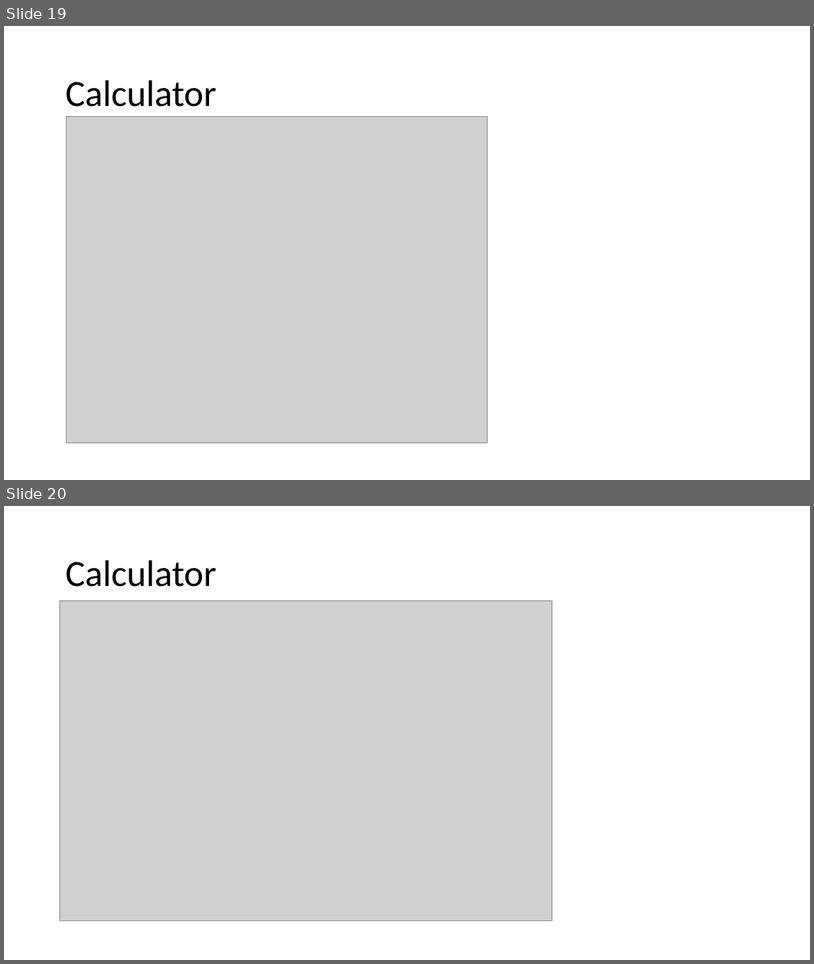
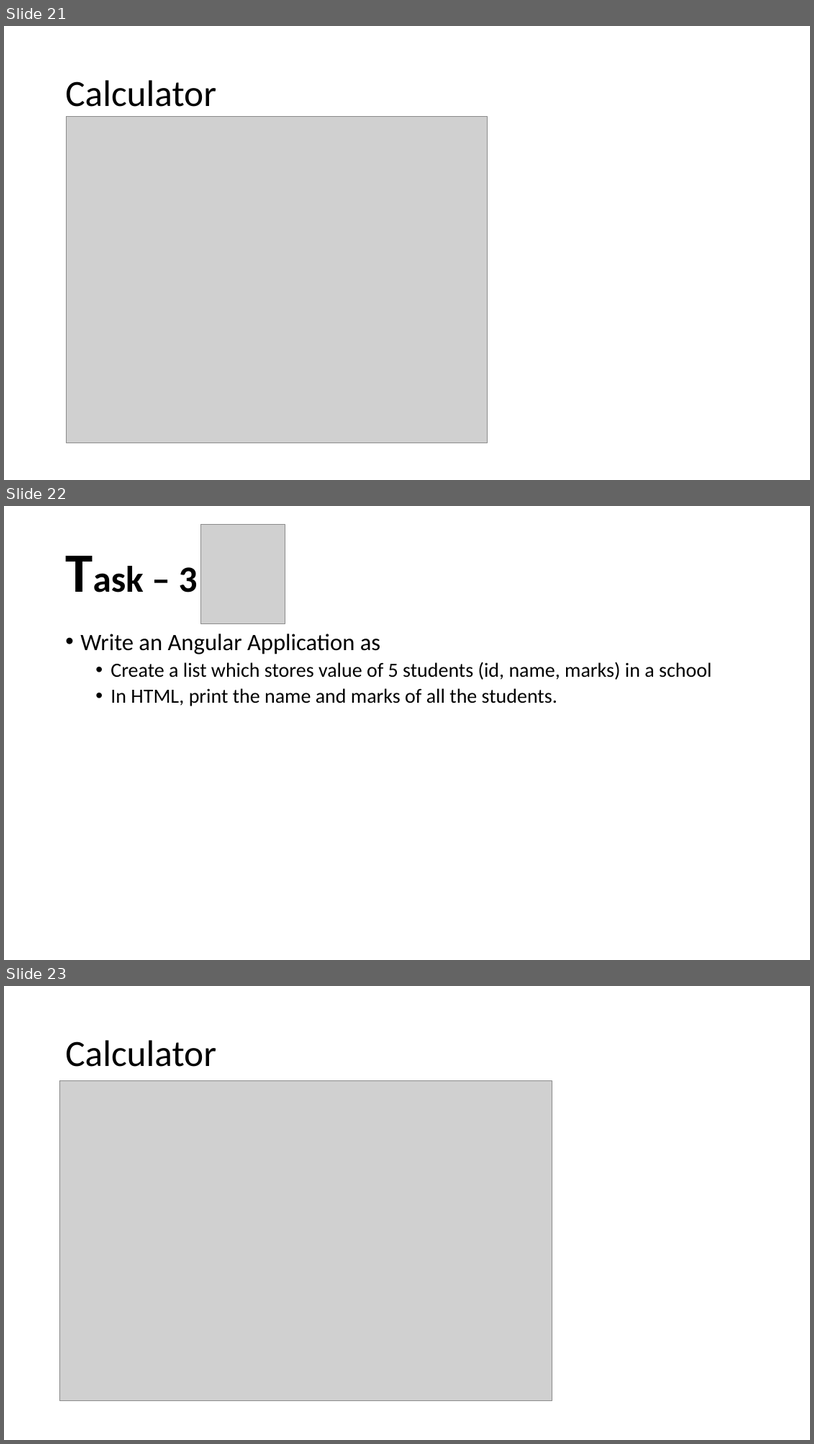
Before and after one commit to santoshkar/Angular, a slide deck: Angular JS draft.pptx. Shown one above the other, each under a label of ours: slides 19 and 20 before the commit, slides 21, 22 and 23 after it. The pictures are 814x964 and 814x1444 pixels, drawn with LibreOffice and Linux fonts; fonts in the diff are those of the drawing; grey boxes stand for pictures. Boxes give left, top, right and bottom in pixels: in the first picture for what was removed or moved away, otherwise in the second. Text is boxed around its words. In the diff, an @@ line names an element or a change of style, - is before the commit and + after.

```diff
--- a/Angular JS draft.pptx
+++ b/Angular JS draft.pptx
@@ slide 22 added at [4,506,810,960], background #FFFFFF @@
@@ picture added at [201,524,285,623] @@
@@ title added at [179,567,198,592], 44 pt, text #000000, bold @@
+Task – 3
@@ text added at [80,633,712,706], 24 pt, text #000000 @@
+• Write an Angular Application as
+  • Create a list which stores value of 5 students (id, name, marks) in a school
+  • In HTML, print the name and marks of all the students.
@@ what was slide 19 is now slide 21 @@
@@ what was slide 20 is now slide 23 @@
```
Also in this commit, not shown: 2 slides changed, 17 other slides added, 1 slide removed, 5 other files.
